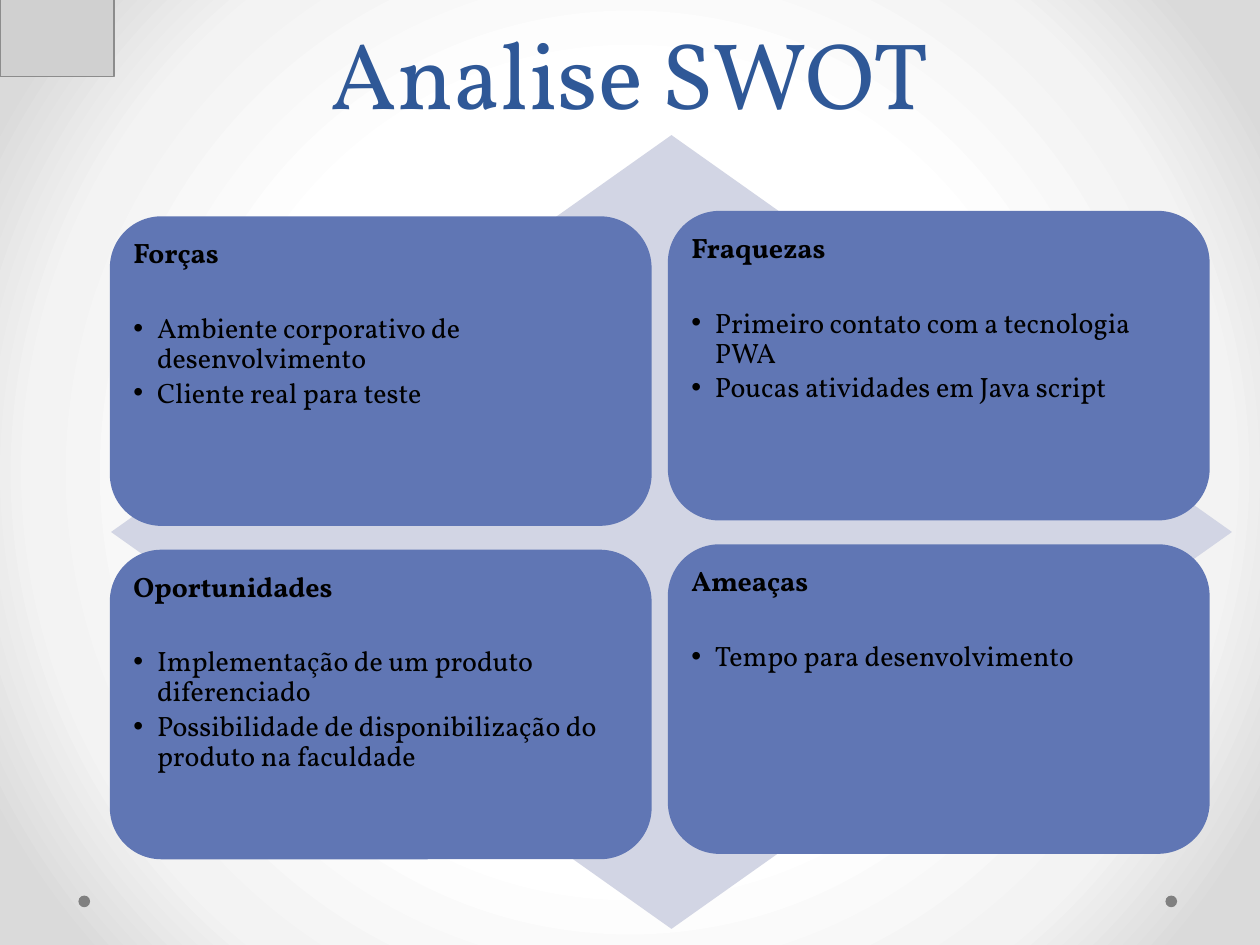
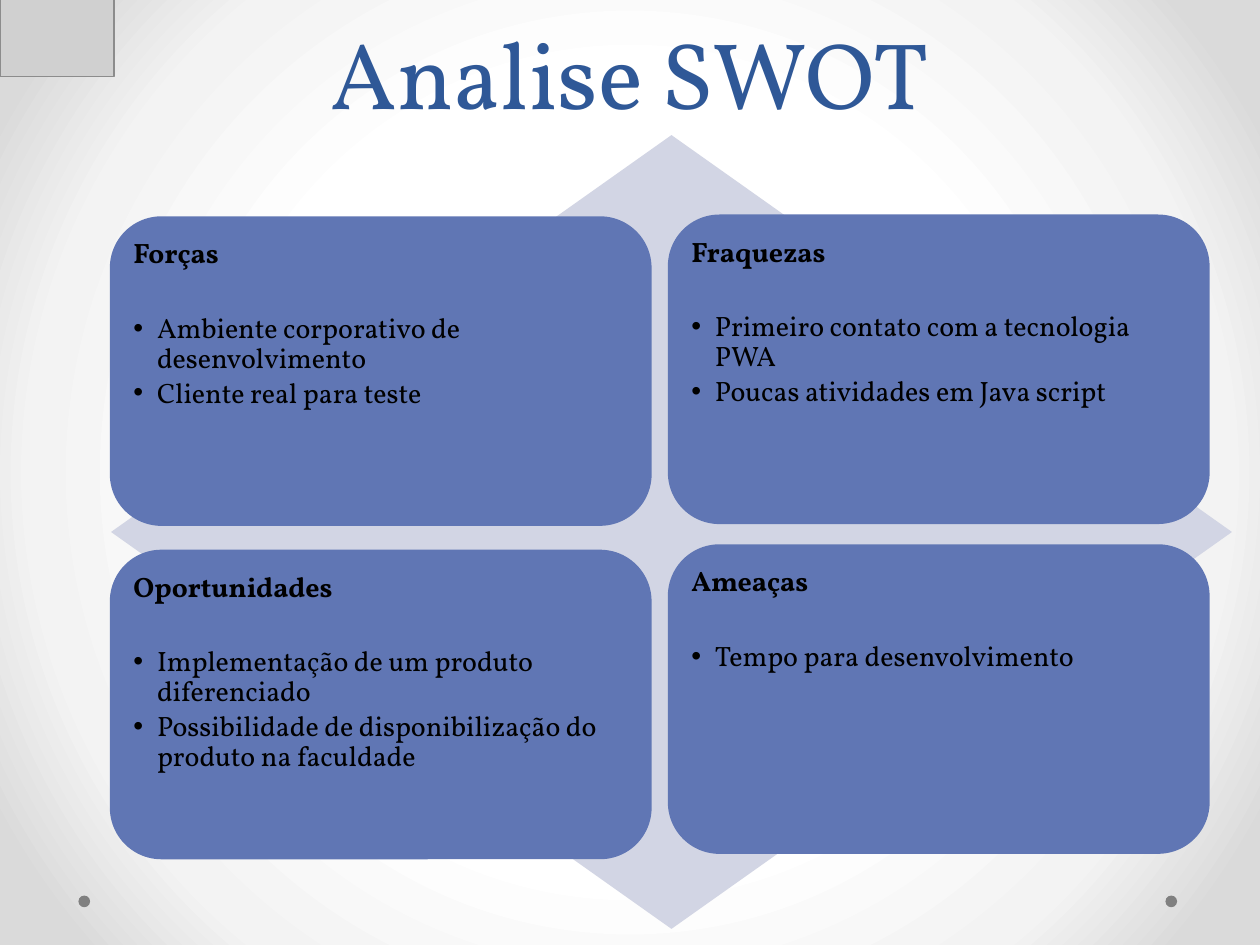
Before and after one commit to Neimarmg/TCC, a slide deck: slide 4 of Ppt.pptx. Drawn at 1260x945 pixels with LibreOffice and Linux fonts; fonts in the diff are those of the drawing; grey boxes stand for pictures. Boxes give left, top, right and bottom in pixels: in the first picture for what was removed or moved away, otherwise in the second. Text is boxed around its words. In the diff, an @@ line names an element or a change of style, - is before the commit and + after.

```diff
--- a/Ppt.pptx
+++ b/Ppt.pptx
@@ rounded rectangle: place and size @@
-rounded rectangle at box(668, 210, 1210, 520)
+rounded rectangle at box(668, 214, 1210, 524)
@@ text "Fraquezas": place and size @@
-text "Fraquezas" at box(691, 239, 1130, 404)
+text "Fraquezas" at box(691, 243, 1130, 408)
```
Also in this commit, not shown: 1 other slide changed, 1 slide added, 2 other files.
